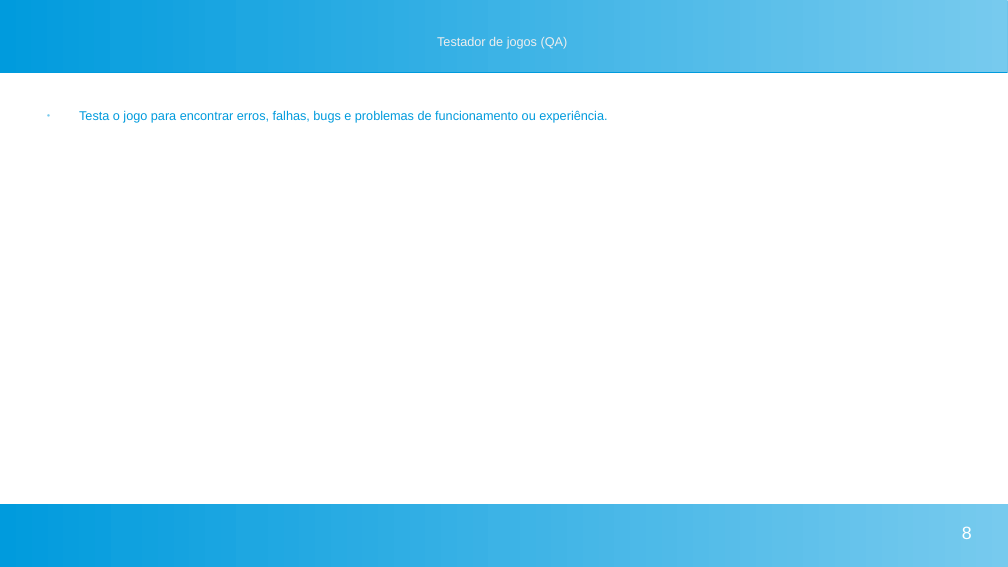
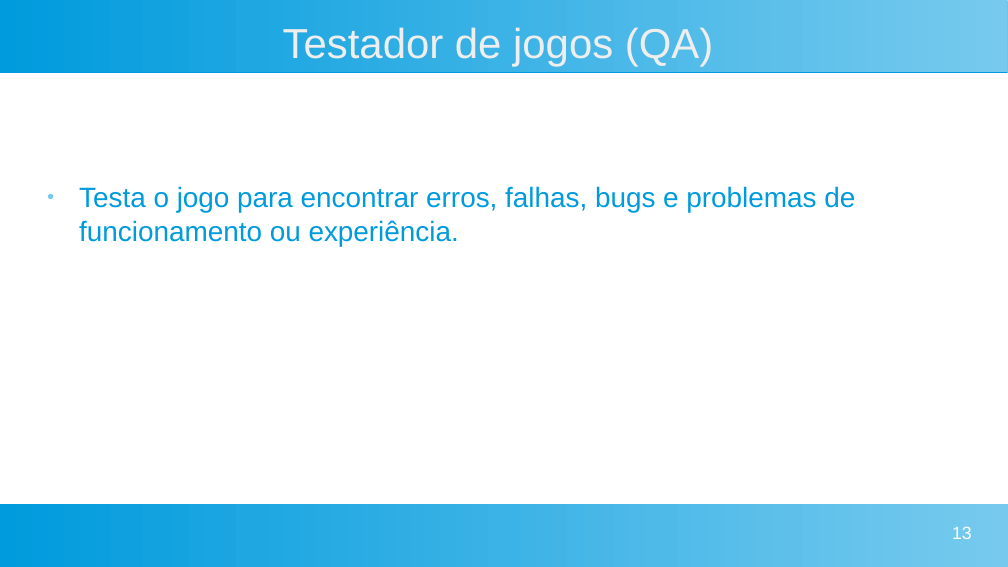
Before and after one commit to matiasmatheus768-afk/Marco-regulat-rio-da-industria-de-jogos, a slide deck: slide 13 of marco regulario 2.odp (slide 8 before the commit). Drawn at 1008x567 pixels with LibreOffice and Linux fonts; fonts in the diff are those of the drawing. Boxes give left, top, right and bottom in pixels: in the first picture for what was removed or moved away, otherwise in the second. Text is boxed around its words. In the diff, an @@ line names an element or a change of style, - is before the commit and + after.

```diff
--- a/marco regulario 2.odp
+++ b/marco regulario 2.odp
@@ title "Testador de jogos (QA)" at [283, 27, 713, 67]: size 10 to 33 pt @@
@@ text "Testa o jogo para encontrar ...": place and size @@
-text "Testa o jogo para encontrar ..." at [79, 110, 607, 123]
+text "Testa o jogo para encontrar ..." at [79, 186, 855, 246]
@@ text "Testa o jogo para encontrar ..." at [79, 186, 855, 246]: size 10 to 22 pt @@
@@ page number at [952, 526, 972, 539]: text changed @@
-8
+13
```
Also in this commit, not shown: 3 other slides changed, 6 slides added.
